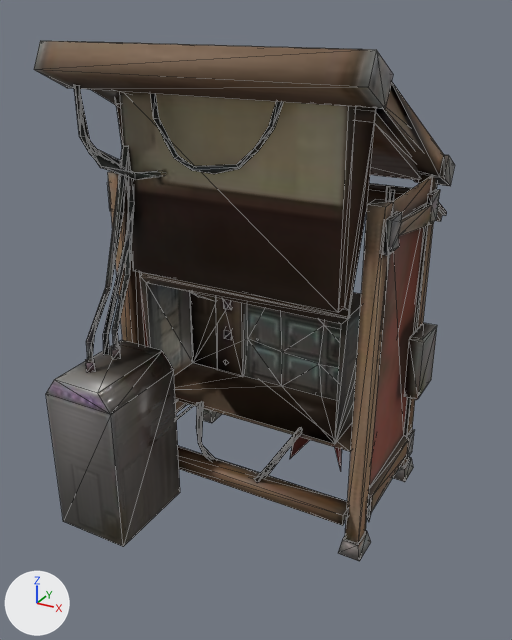
Two versions of the glTF model game/models/env/charging_kiosk.glb, one commit apart.
Both versions are drawn from a camera (50 mm lens) standing at (1.64, -3.04, 2.52) and looking at (0.01, -0.08, 1.04). Arrows for +X, +Y and +Z are at lower left; the lights stay in place. The older version comes first. Mesh edges are drawn as thin lines. Vertices at exactly the same position are counted once.

In view in the first picture: 'Body'.
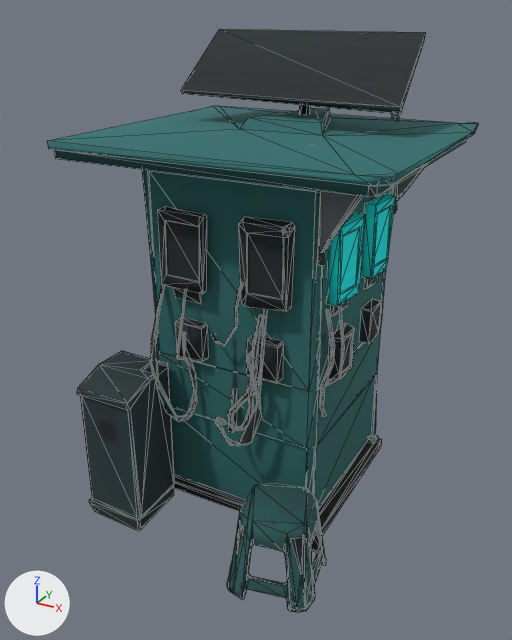
Changed parts and their boxes [x1, y1, x2, y2] in the pictures (512 x 640 px):
'Body', surface changed, reshaped (12% taller)
    before: [34, 41, 455, 561]
    after: [47, 29, 478, 612]
part 1 of me_mesh_0, rebuilt (34% wider, 8% shorter)
    before: [116, 94, 438, 561]
    after: [47, 106, 478, 536]
part 2 of me_mesh_0, rebuilt (27% narrower, 13% shorter)
    before: [46, 340, 180, 547]
    after: [77, 351, 174, 531]
part 3 of me_mesh_0, deleted
    before: [74, 85, 440, 512]
part 4 of me_mesh_0, reshaped
    before: [34, 41, 455, 525]
    after: [150, 29, 426, 612]

What changed in the scene script:
```text
Add img_charging_kiosk_basecolor:
    img_charging_kiosk_basecolor = load_image('charging_kiosk_basecolor', '_unpacked/charging_kiosk_basecolor', 512, 512, 'sRGB')
Change mat_body:
    remove # nodes: BsdfPrincipled, NormalMap, OutputMaterial, SeparateColor, TexImage x3
    remove # uses the picture img_color_665c94f8_3787_4417_9b24_65766b3ab34e
    remove # uses the picture img_normalgl_665c94f8_3787_4417_9b24_65766b3ab34e
    remove # uses the picture img_orm_665c94f8_3787_4417_9b24_65766b3ab34e
    nodes: BsdfPrincipled, OutputMaterial, TexImage
    uses the picture img_charging_kiosk_basecolor
Change me_mesh_0:
    used by ob_body; location = (0.0, 0.0, 0.0)
    remove me_mesh_0.from_pydata(...)  # 979 vertices, 1748 faces; spans x -0.83..0.83, y -0.92..0.92, z 0.0..2.4
    add me_mesh_0.from_pydata(...)  # 1614 vertices, 2937 faces; spans x -0.86..0.86, y -0.88..0.88, z 0.0..2.42
    me_mesh_0 part 1: the loose piece of 93 vertices spanning x -0.6..0.76, y -0.39..0.53, z 0.0..2.19 is rebuilt with 192 vertices and now spans x -0.74..0.86, y -0.66..0.77, z 0.07..2.03
    me_mesh_0 part 2: the loose piece of 12 vertices spanning x -0.67..-0.27, y -0.92..-0.42, z 0.08..0.93 is rebuilt with 70 vertices and now spans x -0.62..-0.28, y -0.79..-0.44, z 0.05..0.88
    me_mesh_0 part 3: 28 loose pieces with 636 vertices, spanning x -0.83..0.83, y -0.79..0.79, z 0.02..2.23, are deleted
    me_mesh_0 part 4: 238 vertices removed from x -0.7..0.79, y -0.72..0.92, z 0.0..2.4; 1352 vertices added at x -0.86..0.72, y -0.88..0.88, z 0.0..2.42
```
